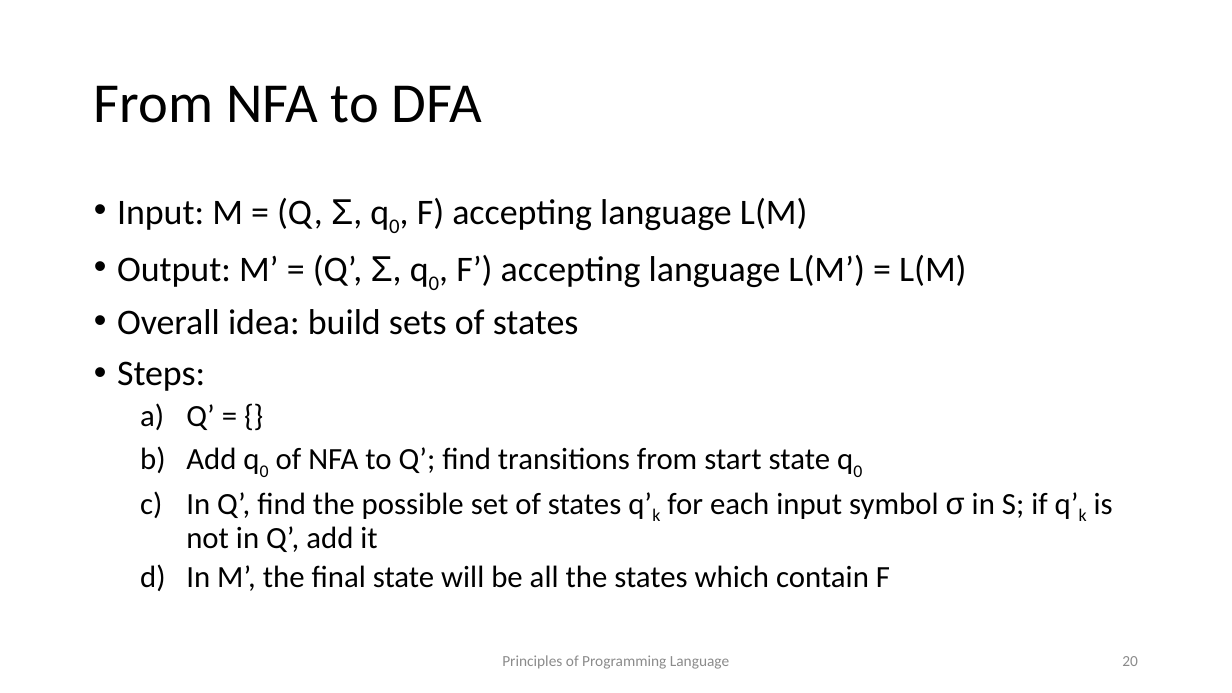
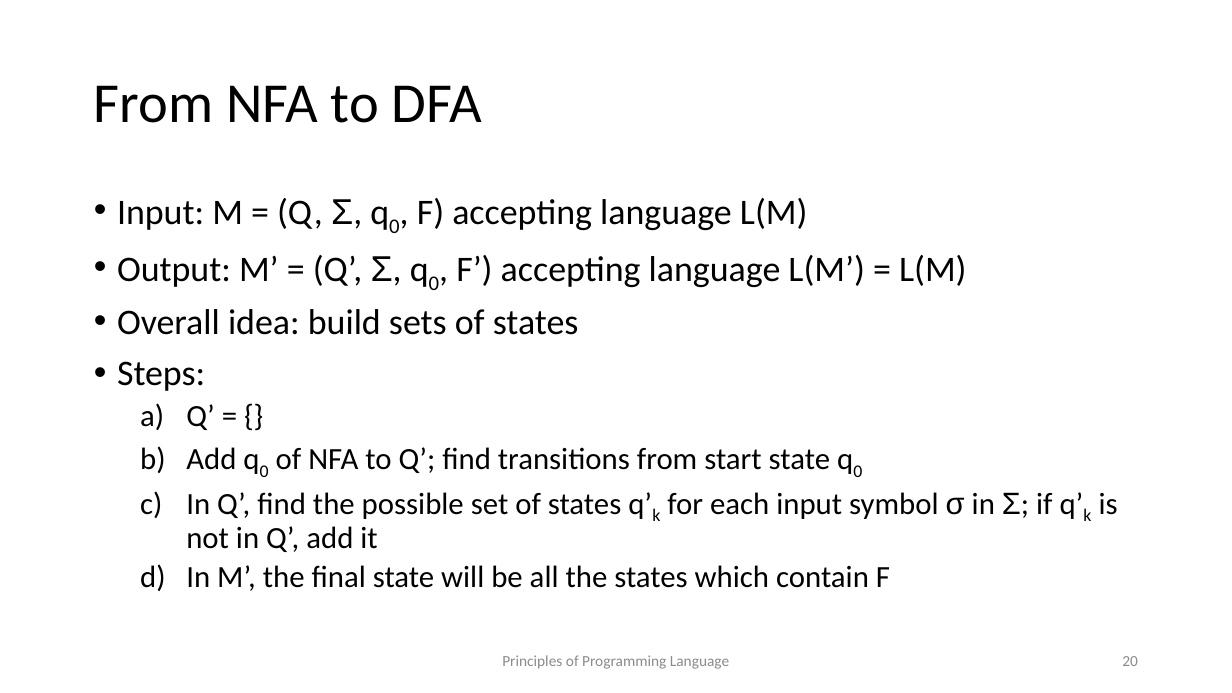
Before and after one commit to kongm/pl-design, a slide deck: slide 20 of scanning.pptx. Drawn at 1232x693 pixels with LibreOffice and Linux fonts; fonts in the diff are those of the drawing. Boxes give left, top, right and bottom in pixels: in the first picture for what was removed or moved away, otherwise in the second. Text is boxed around its words. In the diff, an @@ line names an element or a change of style, - is before the commit and + after.

```diff
--- a/scanning.pptx
+++ b/scanning.pptx
@@ text at [186,492,1118,552]: text changed @@
-  c) In Q’, find the possible set of states q’k for each input symbol σ in S; if q’k is not in Q’, add it
+  c) In Q’, find the possible set of states q’k for each input symbol σ in Σ; if q’k is not in Q’, add it
```
Also in this commit, not shown: 4 other slides changed, 4 other files.
